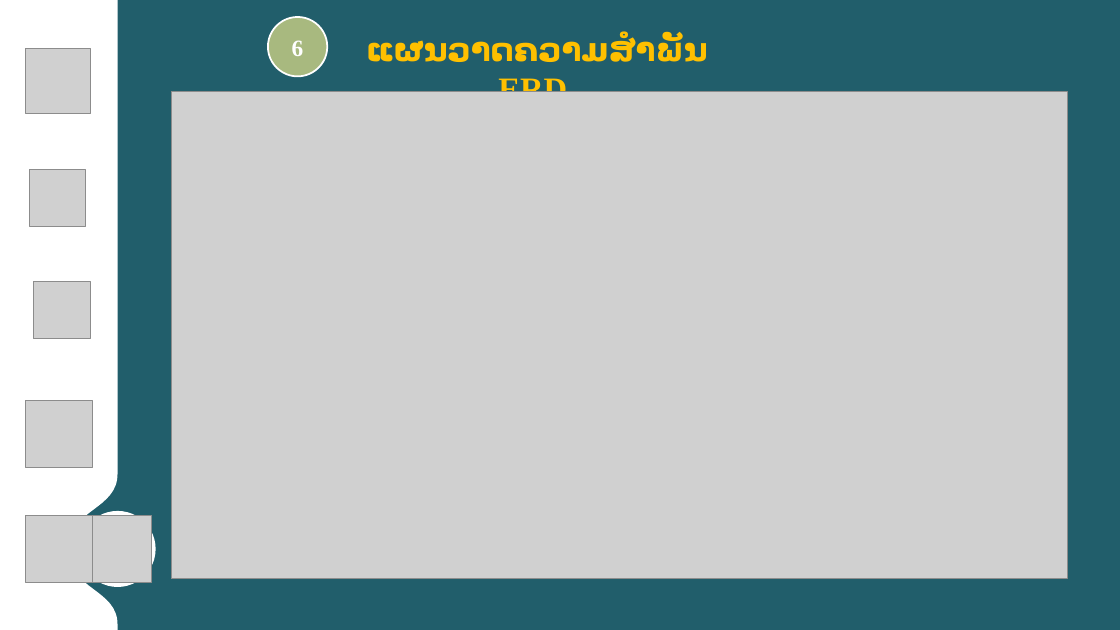
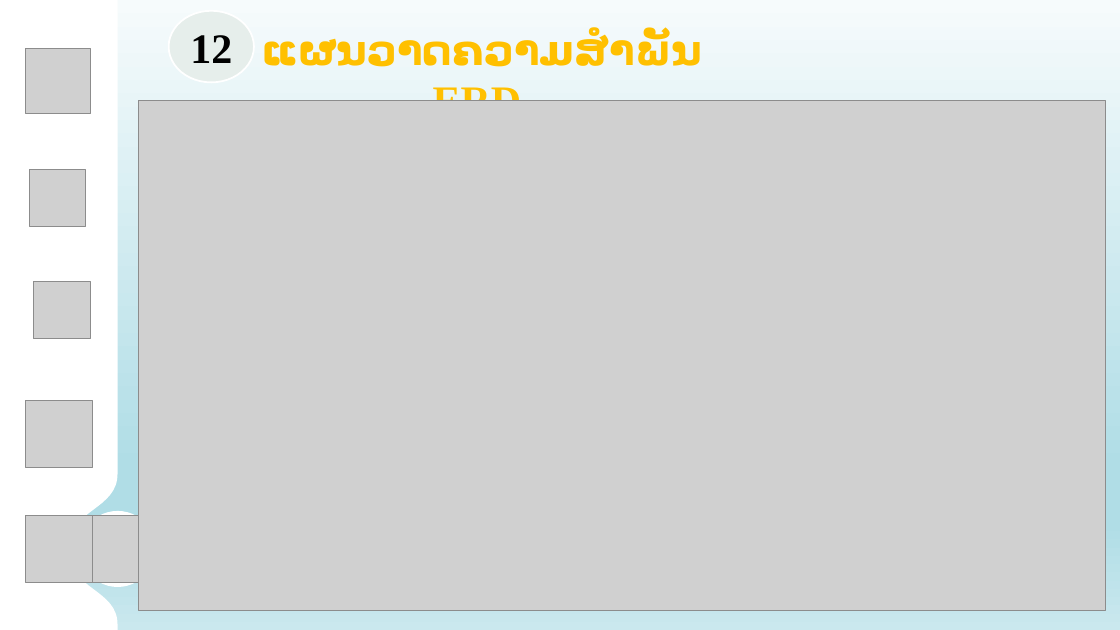
Before and after one commit to Phonekham/BusReservationDocs, a slide deck: slide 24 of Present Final.pptx (slide 19 before the commit). Drawn at 1120x630 pixels with LibreOffice and Linux fonts; fonts in the diff are those of the drawing; grey boxes stand for pictures; background and template pictures are left out. Boxes give left, top, right and bottom in pixels: in the first picture for what was removed or moved away, otherwise in the second. Text is boxed around its words. In the diff, an @@ line names an element or a change of style, - is before the commit and + after.

```diff
--- a/Present Final.pptx
+++ b/Present Final.pptx
@@ background #215E6B to gradient #F6FBFC to #B0DDE6 to #CBE8EE @@
@@ ellipse added at [169,11,255,82], fill #E6EEEB, outline #FFFFFF 1.5 pt, 36 pt, text #000000, bold @@
+12
@@ text "ແຜນວາດຄວາມສຳພັນ ERD": place and size @@
-text "ແຜນວາດຄວາມສຳພັນ ERD" at [366,34,708,107]
+text "ແຜນວາດຄວາມສຳພັນ ERD" at [262,30,702,101]
@@ text "ແຜນວາດຄວາມສຳພັນ ERD" at [262,30,702,101]: size 28 to 36 pt @@
@@ ellipse removed at [268,17,328,76] @@
-6
@@ picture: place and size @@
-picture at [171,92,1067,579]
+picture at [139,100,1106,611]
```
Also in this commit, not shown: 20 other slides changed, 6 slides added, 1 other file.
